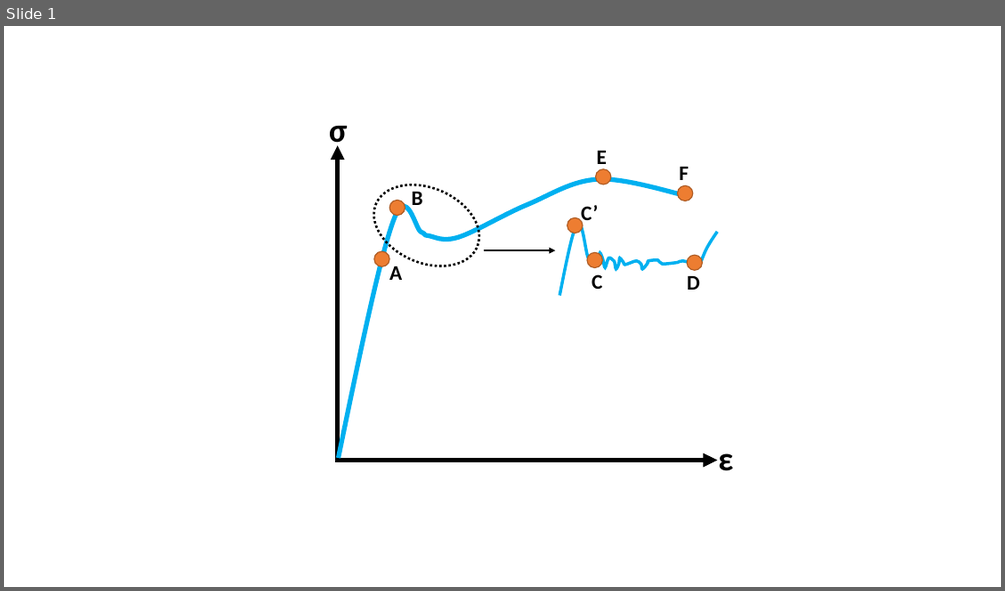
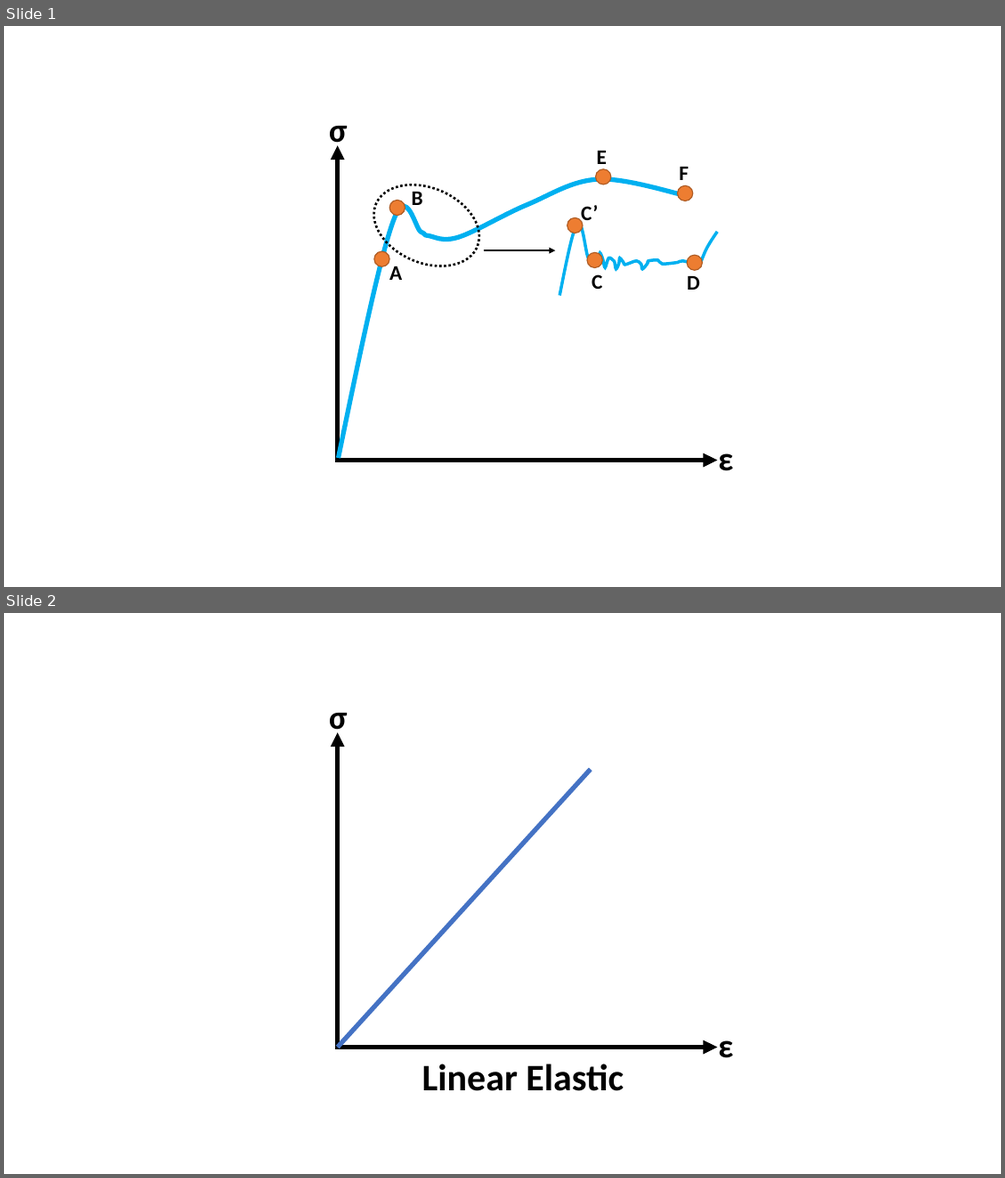
Before and after one commit to Kulasekaran-148/LATEX-Shortnotes-GATE, a slide deck: STRENGTH OF MATERIALS SHORTNOTES/SOM Revision.pptx. Shown one above the other, each under a label of ours: slide 1 before the commit, slides 1 and 2 after it. The pictures are 1005x591 and 1005x1178 pixels, drawn with LibreOffice and Linux fonts; fonts in the diff are those of the drawing. Boxes give left, top, right and bottom in pixels: in the first picture for what was removed or moved away, otherwise in the second. Text is boxed around its words. In the diff, an @@ line names an element or a change of style, - is before the commit and + after.

```diff
--- a/STRENGTH OF MATERIALS SHORTNOTES/SOM Revision.pptx
+++ b/STRENGTH OF MATERIALS SHORTNOTES/SOM Revision.pptx
@@ slide 2 added at (4, 613, 1001, 1174), background #FFFFFF @@
@@ text added at (329, 713, 347, 738), 32 pt, text #000000, bold @@
+σ
@@ arrow added from (338, 1046) to (338, 732), #000000 4.5 pt @@
@@ line added from (338, 1046) to (591, 770), #4472C4 4.5 pt @@
@@ arrow added from (335, 1046) to (718, 1046), #000000 4.5 pt @@
@@ text added at (422, 1063, 623, 1091), 36 pt, text #000000, bold @@
+Linear Elastic
@@ text added at (718, 1040, 733, 1058), 32 pt, text #000000, bold @@
+ε
```
Also in this commit, not shown: 9 other slides added, 8 other files.
